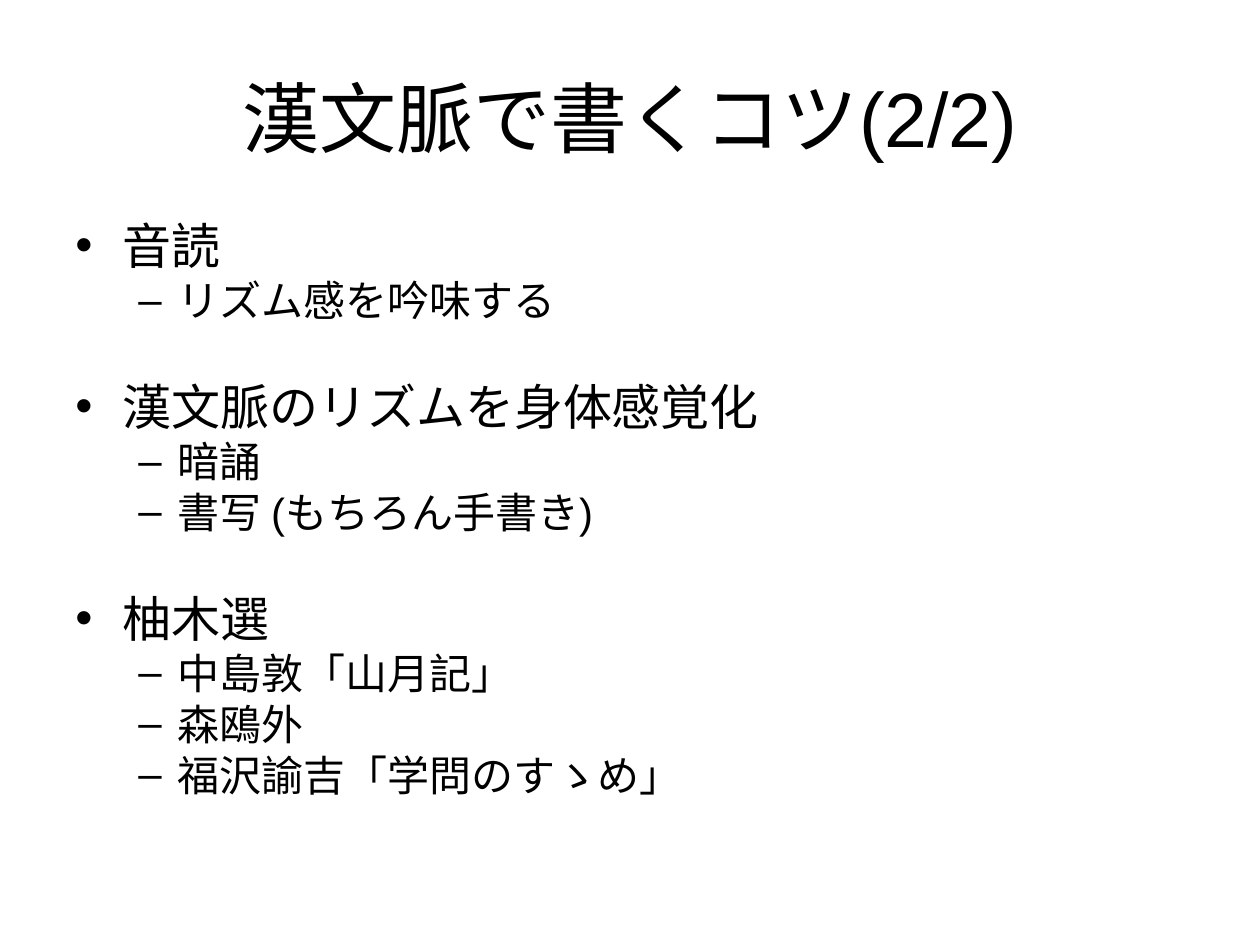
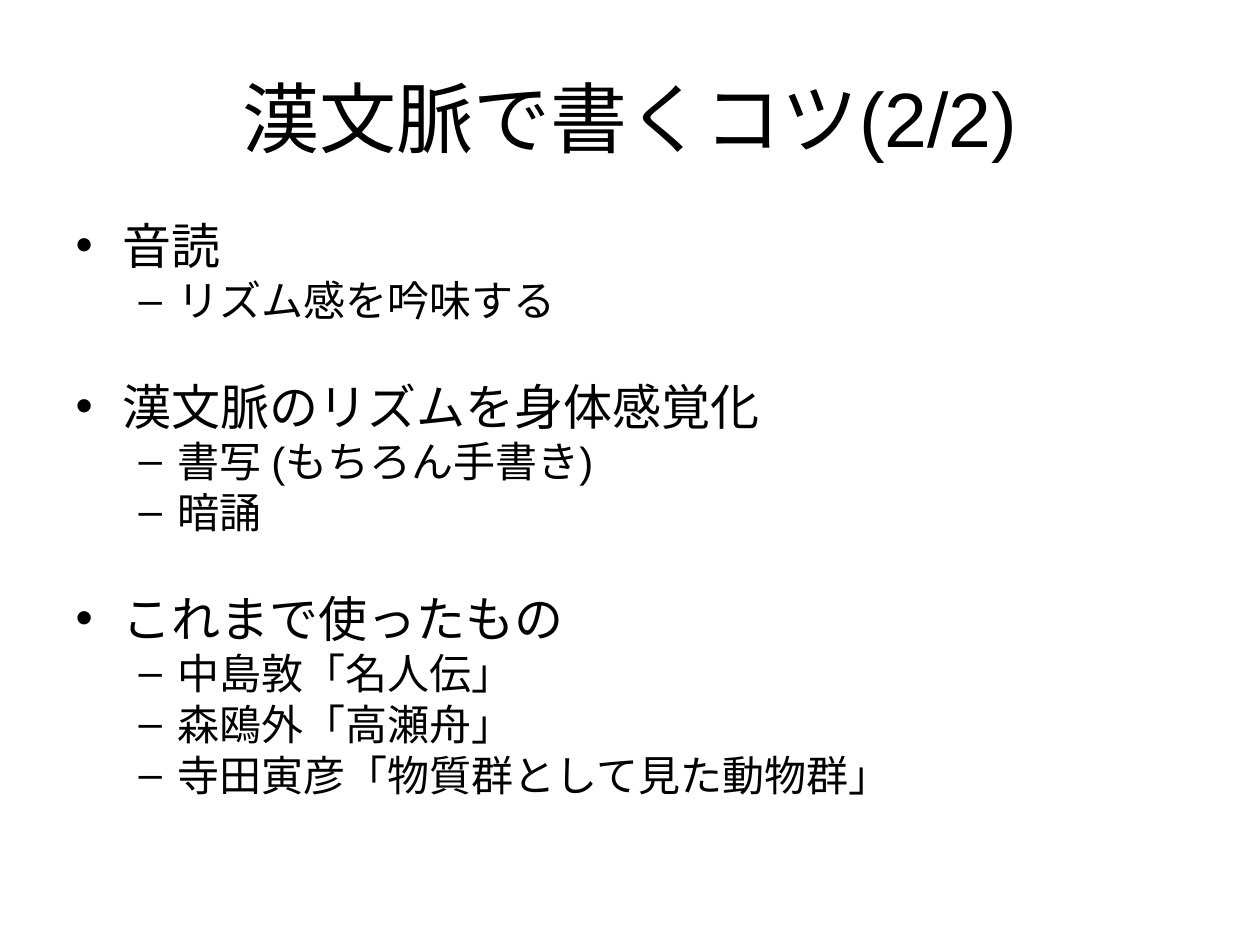
Before and after one commit to yugism/Writing, a slide deck: slide 13 of writing02.ppt. Drawn at 1260x945 pixels with LibreOffice and Linux fonts; fonts in the diff are those of the drawing. Boxes give left, top, right and bottom in pixels: in the first picture for what was removed or moved away, otherwise in the second. Text is boxed around its words. In the diff, an @@ line names an element or a change of style, - is before the commit and + after.

```diff
--- a/writing02.ppt
+++ b/writing02.ppt
@@ text at bbox=[178, 441, 593, 486]: paragraph added @@
+  – 書写 (もちろん手書き)
@@ text at bbox=[123, 596, 891, 795]: text changed @@
-  – 書写 (もちろん手書き)
-• 柚木選
-  – 中島敦「山月記」
-  – 森鴎外
-  – 福沢諭吉「学問のすゝめ」
+• これまで使ったもの
+  – 中島敦「名人伝」
+  – 森鴎外「高瀬舟」
+  – 寺田寅彦「物質群として見た動物群」
```
Also in this commit, not shown: 4 other slides changed, 1 slide added, 1 slide removed, 1 other file.
